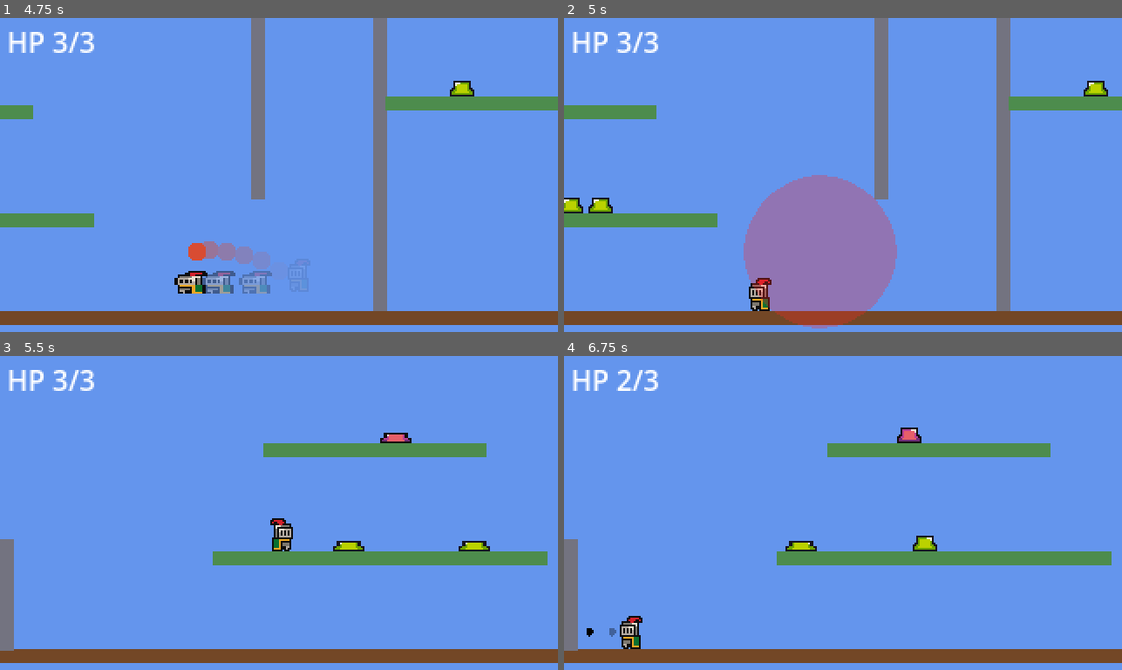
Above: before the commit, frames 1-4 (two rows, left to right).
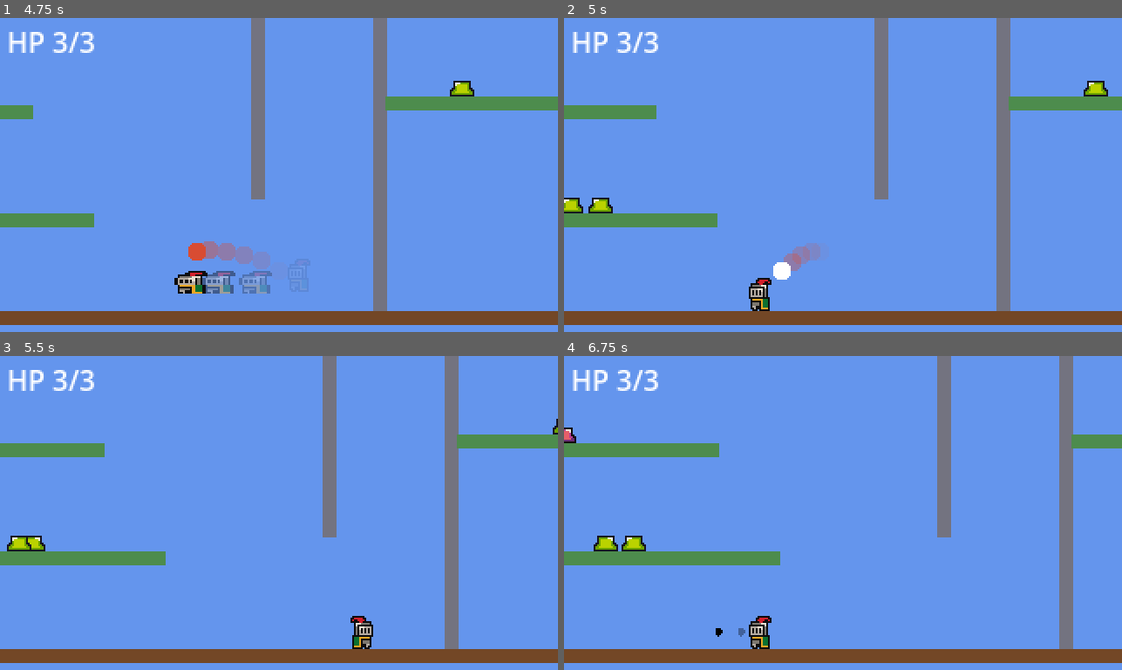
Above: after the commit, the same moments.

Repository: SolutionsByCarson/ScratchPad
Game: Godot game, scene res://scenes/main.tscn
Two runs of this game, one before a commit and one after it. Both use one fixed random seed, a clock stepped at 60 frames per second and the inputs below.
Inputs:
- Up to frame 1 (4.75 s): hold D (move_right) 0.53-2.03 s; tap Shift (dash) at 0.6, 1.35, 2.3, 3.05, 3.8, 4.55 s; tap Space (jump) at 0.77, 1.52, 3.02, 3.77, 4.52 s; hold A (move_left) 2.03-2.78 s; tap J (shoot) at 2.1 s; hold D (move_right) 2.78-4.28 s; tap S (slam) at 2.85 s; hold H (swing) 3.53-4.28 s; hold A (move_left) from 4.28 s (still down); tap K (throw) at 4.35 s
- Up to frame 2 (5 s): keep holding A (move_left)
- Up to frame 3 (5.5 s): release A (move_left) at 5.03 s; hold D (move_right) from 5.03 s (still down); tap Shift (dash) at 5.1 s
- Up to frame 4 (6.75 s): release D (move_right) at 5.78 s; hold A (move_left) from 5.78 s (still down); tap Shift (dash) at 5.85 s; tap Space (jump) at 6.02 s; tap J (shoot) at 6.6 s

Frame 1 is identical in both runs. In frame 2, 10% of the frame differs, in the area x 32-60%, y 50-99%; in frame 3, 13%; in frame 4, 14%, in the area x 0-100%, y 0-94%.

Commit message:
Dash-through-grenade fix: 0.08s grace after dash ends keeps player in 'dashing' group so the grenade's collision/proximity check (which runs after the player's _physics_process) still sees the dodge flag and skips detonation.

Diff:
--- a/scripts/player.gd
+++ b/scripts/player.gd
@@ -8,6 +8,7 @@
 const DASH_SPEED := 320.0
 const DASH_DURATION := 0.17
 const DASH_COOLDOWN := 0.5
+const DASH_DODGE_GRACE := 0.08
 
 const WALL_STICK_TIME := 0.20
 const WALL_SLIDE_MAX_FALL := 80.0
@@ -62,6 +63,7 @@
 var _facing := 1.0
 var _dash_time_left := 0.0
 var _dash_cooldown_left := 0.0
+var _dash_grace_left := 0.0
 var _wall_stick_left := WALL_STICK_TIME
 var _wall_jump_lock_left := 0.0
 var _slamming := false
@@ -274,6 +276,7 @@
 			sprite.flip_h = input_dir < 0.0
 		_dash_time_left = DASH_DURATION
 		_dash_cooldown_left = DASH_COOLDOWN
+		_dash_grace_left = 0.0
 		_afterimage_timer = 0.0
 		add_to_group("dashing")
 		Audio.play_sfx("power_up")
@@ -288,8 +291,13 @@
 		velocity.y = 0.0
 		move_and_slide()
 		if _dash_time_left <= 0.0:
+			_dash_grace_left = DASH_DODGE_GRACE
+		return
+
+	if _dash_grace_left > 0.0:
+		_dash_grace_left -= delta
+		if _dash_grace_left <= 0.0 and is_in_group("dashing"):
 			remove_from_group("dashing")
-		return
 
 	if is_on_floor() and Input.is_action_just_pressed("slam") and _is_on_one_way_platform():
 		global_position.y += 2.0
